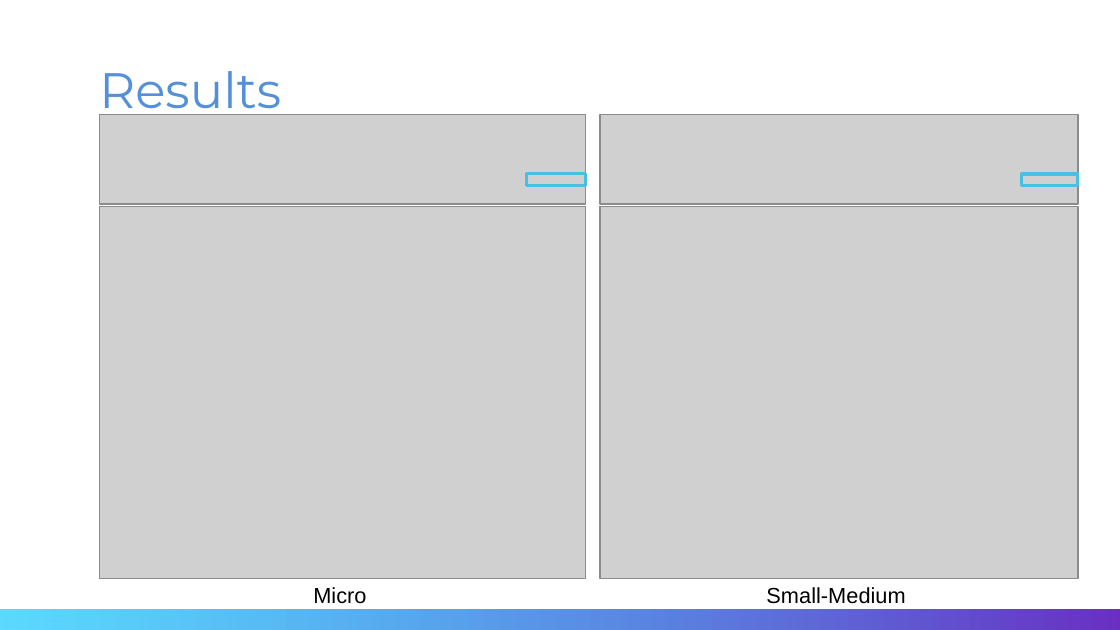
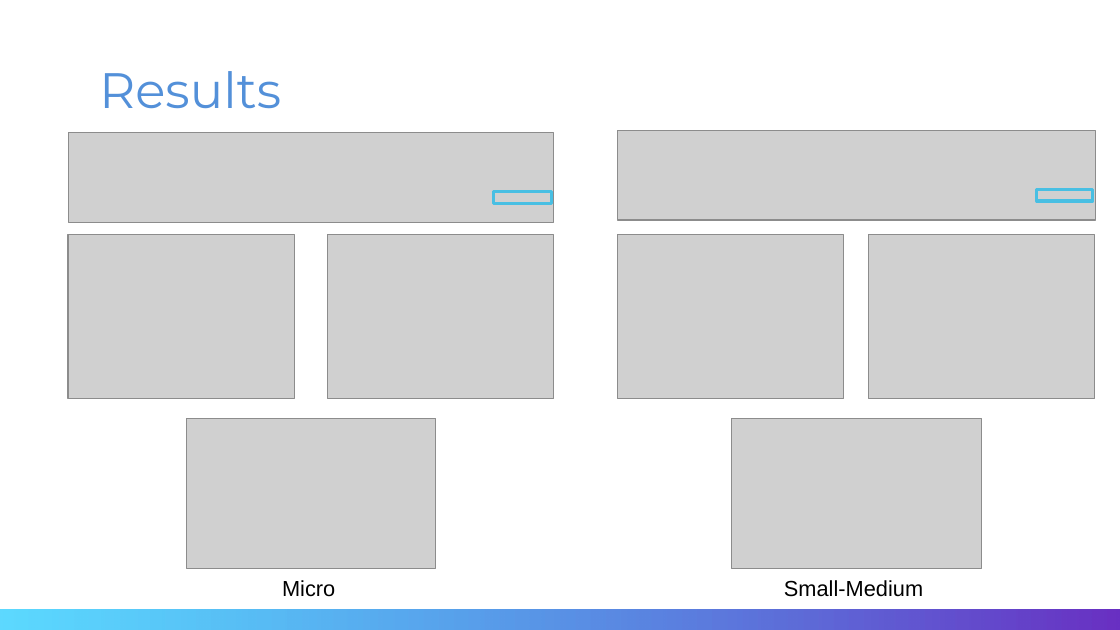
Before and after one commit to ViDurand/ChurnPrediction_EnergyCompany, a slide deck: slide 16 of Writing/Slides/Slides_Durand_Azimedem.pptx (slide 21 before the commit). Drawn at 1120x630 pixels with LibreOffice and Linux fonts; fonts in the diff are those of the drawing; grey boxes stand for pictures. Boxes give left, top, right and bottom in pixels: in the first picture for what was removed or moved away, otherwise in the second. Text is boxed around its words. In the diff, an @@ line names an element or a change of style, - is before the commit and + after.

```diff
--- a/Writing/Slides/Slides_Durand_Azimedem.pptx
+++ b/Writing/Slides/Slides_Durand_Azimedem.pptx
@@ picture: place and size @@
-picture at bbox=[100, 115, 586, 205]
+picture at bbox=[68, 133, 554, 223]
@@ picture: place and size @@
-picture at bbox=[600, 115, 1079, 205]
+picture at bbox=[617, 131, 1095, 221]
@@ picture removed at bbox=[100, 206, 586, 579] @@
@@ rectangle: place and size @@
-rectangle at bbox=[526, 174, 585, 186]
+rectangle at bbox=[493, 192, 551, 204]
@@ picture removed at bbox=[600, 206, 1079, 579] @@
@@ rectangle: place and size @@
-rectangle at bbox=[1021, 174, 1077, 185]
+rectangle at bbox=[1037, 189, 1093, 200]
@@ picture added at bbox=[68, 235, 295, 399] @@
@@ picture added at bbox=[327, 235, 553, 399] @@
@@ picture added at bbox=[617, 235, 843, 399] @@
@@ picture added at bbox=[869, 235, 1095, 399] @@
@@ picture added at bbox=[186, 419, 436, 569] @@
@@ picture added at bbox=[731, 419, 982, 569] @@
@@ text "Micro": place and size @@
-text "Micro" at bbox=[313, 587, 366, 604]
+text "Micro" at bbox=[282, 580, 335, 597]
@@ text "Small-Medium": place and size @@
-text "Small-Medium" at bbox=[766, 587, 905, 604]
+text "Small-Medium" at bbox=[784, 580, 923, 597]
```
Also in this commit, not shown: 1 other slide changed, 5 slides removed, 17 other files.
